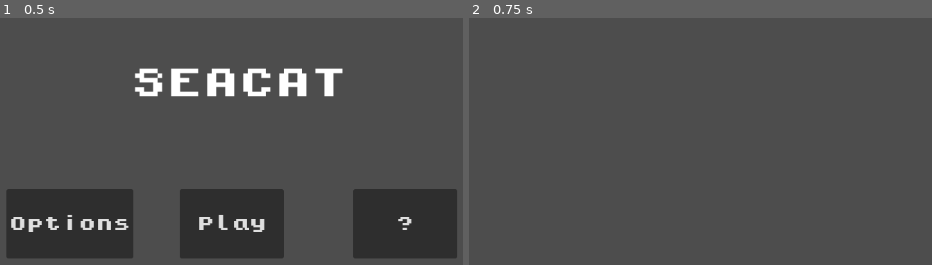
Above: before the commit, frames 1-2 (left to right).
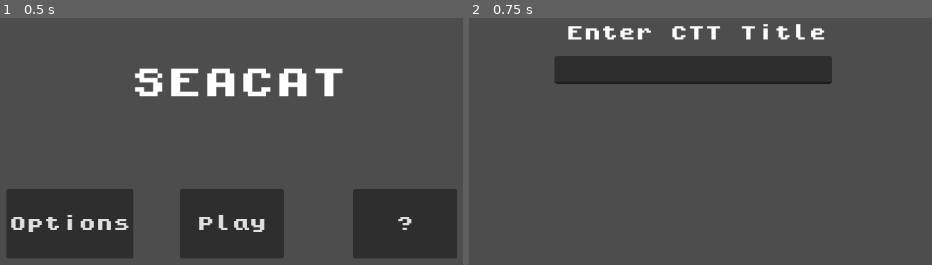
Above: after the commit, the same moments.

Repository: phan-andrew/demo3
Game: Godot game, scene res://start_screen.tscn
The game is run twice, just before and just after one commit, with the same random seed, the same clock (stepped at 60 frames per second) and the same inputs.
Inputs:
- Up to frame 1 (0.5 s): no input
- Up to frame 2 (0.75 s): click "Play" at 0.5 s

Frame 1 is identical in both runs. In frame 2, 8.0% of the frame differs, in the area x 18-79%, y 2-27%.

Commit message:
Homescreen fix?

Diff:
--- a/card.tscn
+++ b/card.tscn
@@ -1,20 +1,13 @@
-[gd_scene load_steps=4 format=3 uid="uid://8tjfg3llox4d"]
+[gd_scene load_steps=3 format=3 uid="uid://ducg4oqqxsox1"]
 
 [ext_resource type="Script" path="res://CharacterBody2D.gd" id="1_1ndwy"]
-[ext_resource type="Texture2D" uid="uid://cr5a7j7uu3ekg" path="res://pixel font/pixil-frame-0.png" id="1_u2c16"]
 
 [sub_resource type="RectangleShape2D" id="RectangleShape2D_mpsby"]
 size = Vector2(51, 64)
 
-[node name="Card" type="Node2D"]
-
-[node name="CharacterBody2D" type="CharacterBody2D" parent="."]
+[node name="Card" type="CharacterBody2D"]
 script = ExtResource("1_1ndwy")
 
-[node name="Pixil-frame-0" type="Sprite2D" parent="CharacterBody2D"]
-position = Vector2(146, 229)
-texture = ExtResource("1_u2c16")
-
-[node name="CollisionShape2D" type="CollisionShape2D" parent="CharacterBody2D"]
+[node name="CollisionShape2D" type="CollisionShape2D" parent="."]
 position = Vector2(132.5, 221)
 shape = SubResource("RectangleShape2D_mpsby")
--- a/home_screen.tscn
+++ b/home_screen.tscn
@@ -1,3 +1,8 @@
-[gd_scene format=3 uid="uid://c0lk8ms1uploi"]
+[gd_scene load_steps=2 format=3 uid="uid://c0lk8ms1uploi"]
+
+[ext_resource type="PackedScene" uid="uid://sis1u3rdone5" path="res://starting_prompts.tscn" id="1_xo1g2"]
 
 [node name="HomeScreen" type="Node2D"]
+scale = Vector2(2.664, 1.55898)
+
+[node name="Node2D" parent="." instance=ExtResource("1_xo1g2")]
--- a/start_screen.gd
+++ b/start_screen.gd
@@ -1,5 +1,5 @@
 extends Node2D
-var home = preload("res://home_screen.tscn").instantiate()
+
 
 # Called when the node enters the scene tree for the first time.
 func _ready():
@@ -12,5 +12,5 @@
 
 
 func _on_button_3_pressed():
-	get_tree().get_root().add_child(home)
+	get_tree().get_root().add_child(preload("res://home_screen.tscn").instantiate())
 	hide ()
Not shown, added: SEACAT Logo.png.import
Not shown: 1 places in start_screen.tscn that only renumber resources
Not shown: 1 places in starting_prompts.tscn that only renumber resources
